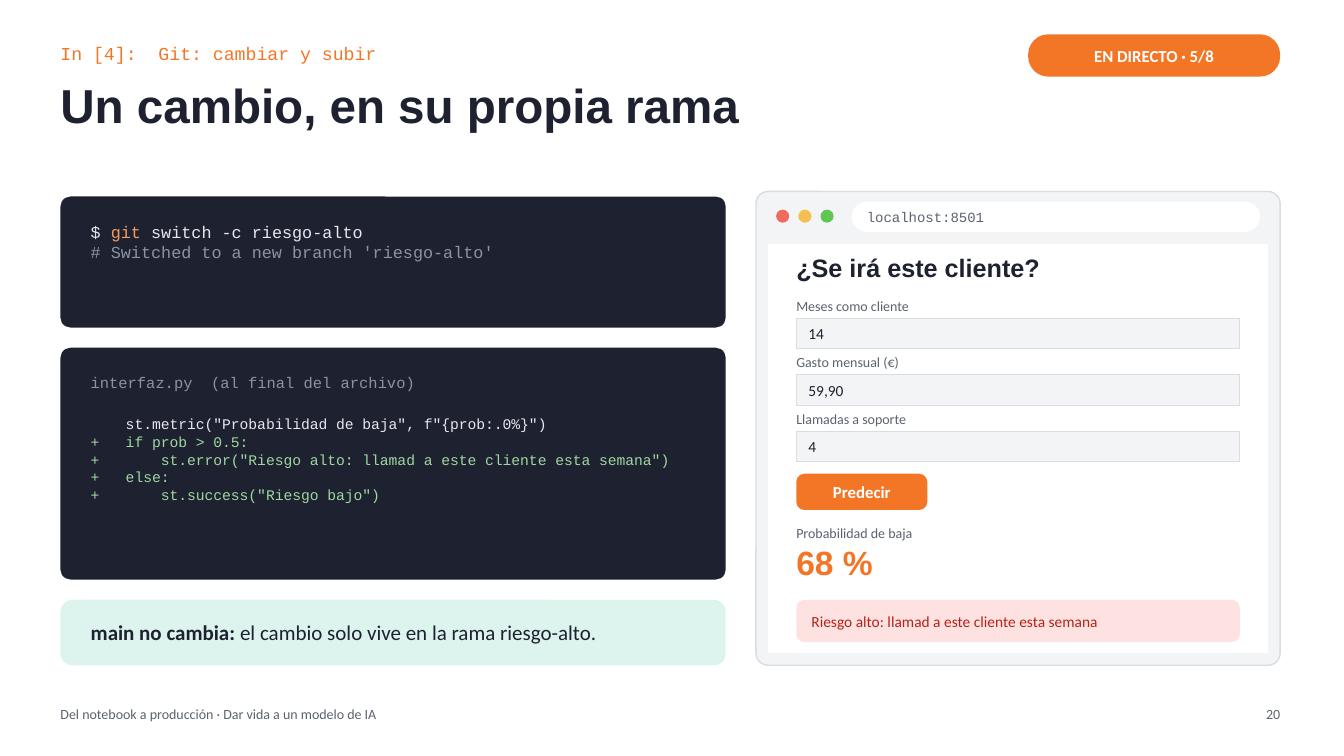
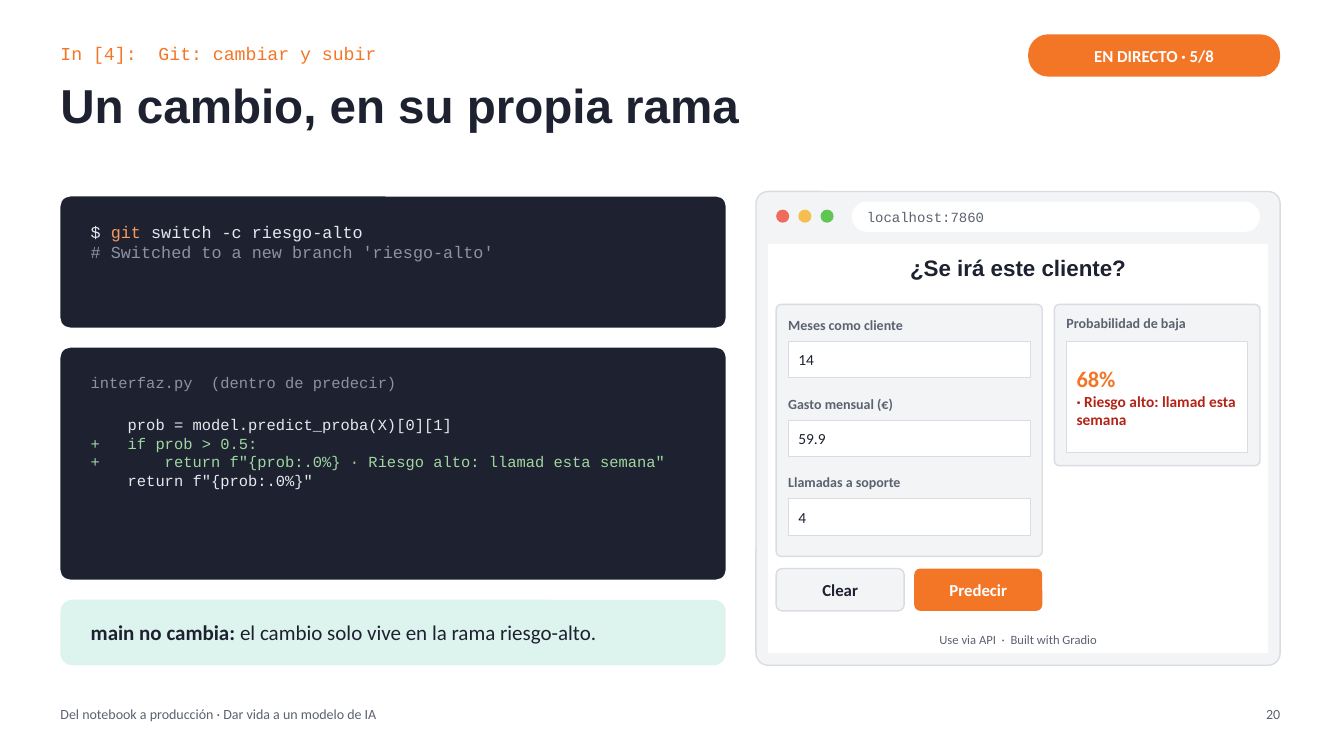
Before and after one commit to juaki0315/demo-icade, a slide deck: slide 20 of charla/Del_notebook_a_produccion.pptx. Drawn at 1344x756 pixels with LibreOffice and Linux fonts; fonts in the diff are those of the drawing. Boxes give left, top, right and bottom in pixels: in the first picture for what was removed or moved away, otherwise in the second. Text is boxed around its words. In the diff, an @@ line names an element or a change of style, - is before the commit and + after.

Commit message:
changed to gradio

```diff
--- a/charla/Del_notebook_a_produccion.pptx
+++ b/charla/Del_notebook_a_produccion.pptx
@@ text at [867, 212, 984, 222]: text changed @@
-localhost:8501
+localhost:7860
@@ text "¿Se irá este cliente?": place and size @@
-text "¿Se irá este cliente?" at [796, 258, 1040, 282]
+text "¿Se irá este cliente?" at [910, 259, 1126, 280]
@@ text "¿Se irá este cliente?" at [910, 259, 1126, 280]: size 18 to 16 pt; alignment left to centre @@
@@ rounded rectangle added at [776, 304, 1043, 557], fill #F3F4F6, outline #D9DCE2 1 pt @@
@@ text "Meses como cliente": place and size @@
-text "Meses como cliente" at [796, 301, 909, 311]
+text "Meses como cliente" at [788, 320, 903, 330]
@@ rectangle removed at [797, 319, 1240, 349] @@
@@ rounded rectangle added at [1055, 304, 1260, 466], fill #F3F4F6, outline #D9DCE2 1 pt @@
@@ bold on in 4 elements at [788, 320, 903, 330], [788, 399, 874, 409], [788, 477, 901, 489], [1066, 318, 1186, 331] @@
@@ text "Probabilidad de baja": place and size @@
-text "Probabilidad de baja" at [796, 528, 912, 541]
+text "Probabilidad de baja" at [1066, 318, 1186, 331]
@@ rectangle added at [788, 342, 1030, 378], fill #FFFFFF, outline #D9DCE2 0.75 pt @@
@@ text "14": place and size @@
-text "14" at [808, 329, 824, 339]
+text "14" at [798, 355, 814, 365]
@@ rectangle added at [1067, 342, 1248, 453], fill #FFFFFF, outline #D9DCE2 0.75 pt @@
@@ text at [91, 377, 396, 391]: text changed @@
-interfaz.py (al final del archivo)
+interfaz.py (dentro de predecir)
@@ rectangle removed at [797, 375, 1240, 405] @@
@@ text at [1077, 371, 1236, 425]: text changed; bold on @@
-Riesgo alto: llamad a este cliente esta semana
+68%
+· Riesgo alto: llamad esta semana
@@ text at [128, 419, 452, 433]: text changed; size 10.5 to 11 pt @@
-st.metric("Probabilidad de baja", f"{prob:.0%}")
+prob = model.predict_proba(X)[0][1]
@@ text "Gasto mensual (€)": place and size @@
-text "Gasto mensual (€)" at [796, 357, 880, 367]
+text "Gasto mensual (€)" at [788, 399, 874, 409]
@@ text at [128, 438, 257, 452]: size 10.5 to 11 pt in "+ if prob > 0.5:" @@
@@ rectangle added at [788, 420, 1030, 457], fill #FFFFFF, outline #D9DCE2 0.75 pt @@
@@ rectangle removed at [797, 432, 1240, 462] @@
@@ text at [798, 434, 825, 444]: text changed @@
-59,90
+59.9
@@ text at [128, 456, 665, 489]: text changed; size 10.5 to 11 pt @@
-+ st.error("Riesgo alto: llamad a este cliente esta semana")
-+ else:
-+ st.success("Riesgo bajo")
++ return f"{prob:.0%} · Riesgo alto: llamad esta semana"
+return f"{prob:.0%}"
@@ text "Llamadas a soporte": place and size @@
-text "Llamadas a soporte" at [796, 414, 906, 427]
+text "Llamadas a soporte" at [788, 477, 901, 489]
@@ rectangle added at [788, 499, 1030, 535], fill #FFFFFF, outline #D9DCE2 0.75 pt @@
@@ text "4": place and size @@
-text "4" at [808, 442, 816, 452]
+text "4" at [798, 513, 806, 523]
@@ rounded rectangle added at [776, 569, 904, 611], fill #F3F4F6, outline #D9DCE2 1 pt @@
@@ text removed at [796, 551, 833, 576] @@
-68 %
@@ rounded rectangle: place and size @@
-rounded rectangle at [797, 474, 928, 510]
+rounded rectangle at [914, 569, 1043, 611]
@@ rounded rectangle at [914, 569, 1043, 611]: proportions changed @@
@@ text "Predecir": place and size @@
-text "Predecir" at [833, 486, 891, 498]
+text "Predecir" at [949, 584, 1007, 596]
@@ text added at [822, 584, 858, 596], 12 pt, text #1D2130, bold @@
+Clear
@@ rounded rectangle removed at [797, 600, 1240, 642] @@
@@ text added at [939, 635, 1096, 644], 9 pt, text #5B6270 @@
+Use via API · Built with Gradio
```
Also in this commit, not shown: 12 other slides changed, 1 slide added, 1 slide removed, 8 other files.
